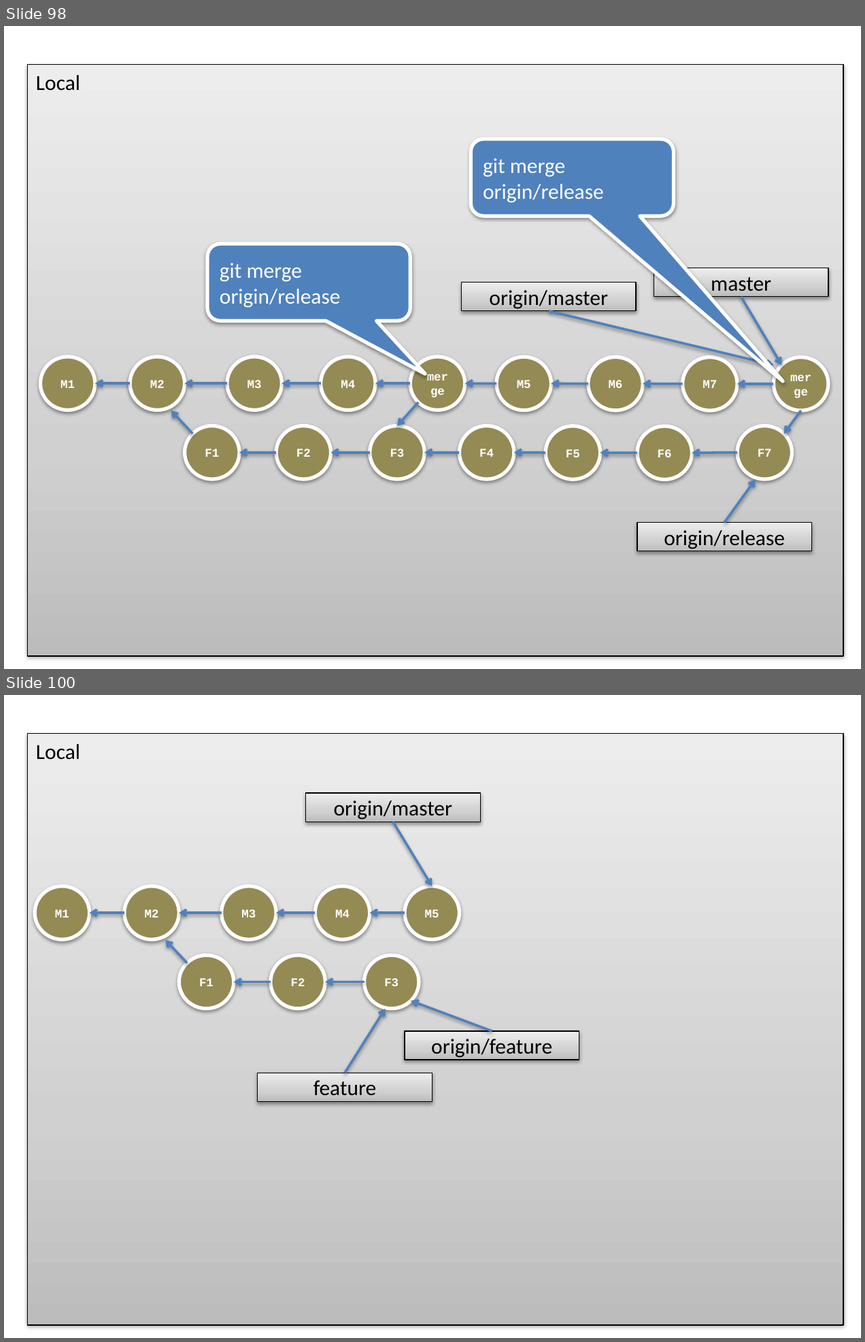
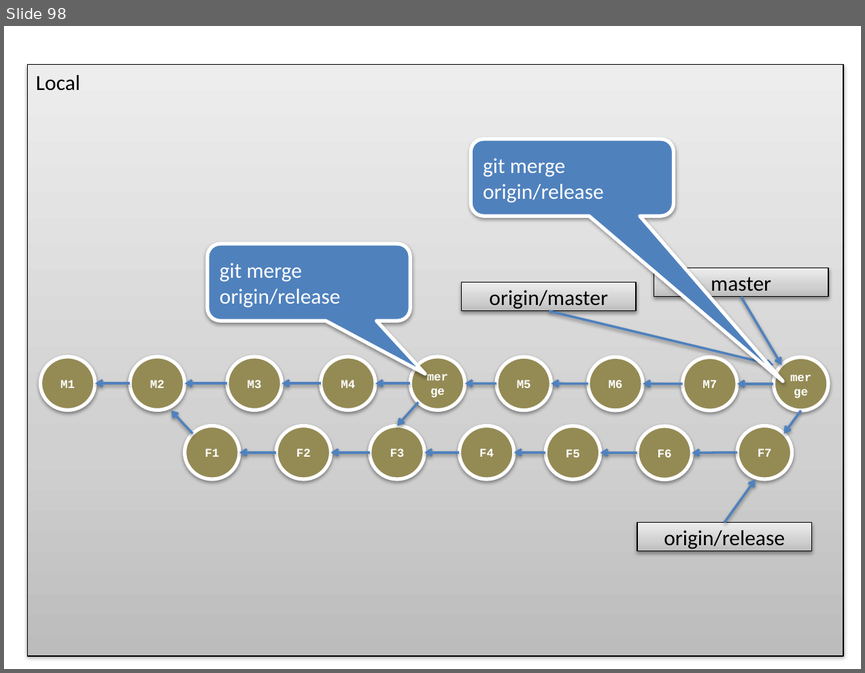
Before and after one commit to owidder/git-wks, a slide deck: git-wks.pptx. Shown one above the other, each under a label of ours: slides 98 and 100 before the commit, slide 98 after it; the slides between them are not shown. The pictures are 865x1342 and 865x673 pixels, drawn with LibreOffice and Linux fonts; fonts in the diff are those of the drawing. Boxes give left, top, right and bottom in pixels: in the first picture for what was removed or moved away, otherwise in the second. Text is boxed around its words. In the diff, an @@ line names an element or a change of style, - is before the commit and + after.

```diff
--- a/git-wks.pptx
+++ b/git-wks.pptx
@@ slide 100 removed at [4, 695, 861, 1338], background #FFFFFF; not listed: 1 template element that a slide beside it also shows @@
@@ rectangle removed at [306, 793, 481, 821] @@
-origin/master
@@ arrow removed from (393, 821) to (432, 886) @@
@@ ellipse removed at [35, 886, 90, 939] @@
-M1
@@ ellipse removed at [124, 886, 179, 939] @@
-M2
@@ ellipse removed at [222, 886, 277, 939] @@
-M3
@@ ellipse removed at [315, 886, 370, 939] @@
-M4
@@ ellipse removed at [404, 886, 459, 939] @@
-M5
@@ arrow removed from (124, 913) to (90, 913) @@
@@ arrow removed from (222, 913) to (179, 913) @@
@@ arrow removed from (315, 913) to (277, 913) @@
@@ arrow removed from (404, 913) to (370, 913) @@
@@ arrow removed from (188, 963) to (165, 940) @@
@@ ellipse removed at [179, 955, 234, 1008] @@
-F1
@@ ellipse removed at [271, 955, 325, 1008] @@
-F2
@@ ellipse removed at [364, 955, 419, 1008] @@
-F3
@@ arrow removed from (271, 982) to (234, 982) @@
@@ arrow removed from (364, 982) to (325, 982) @@
@@ arrow removed from (345, 1073) to (385, 1008) @@
@@ arrow removed from (492, 1031) to (411, 1001) @@
@@ rectangle removed at [404, 1031, 579, 1060] @@
-origin/feature
@@ rectangle removed at [258, 1073, 432, 1102] @@
-feature
```
Also in this commit, not shown: 34 other slides removed, 1 other file.
